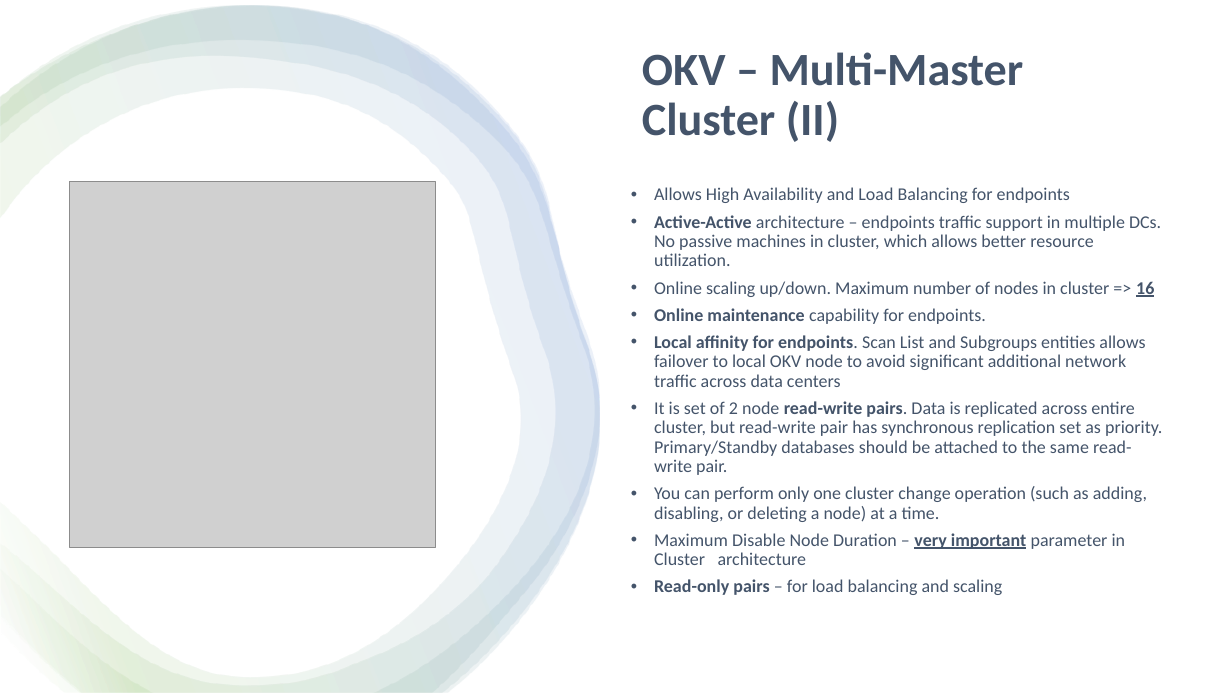
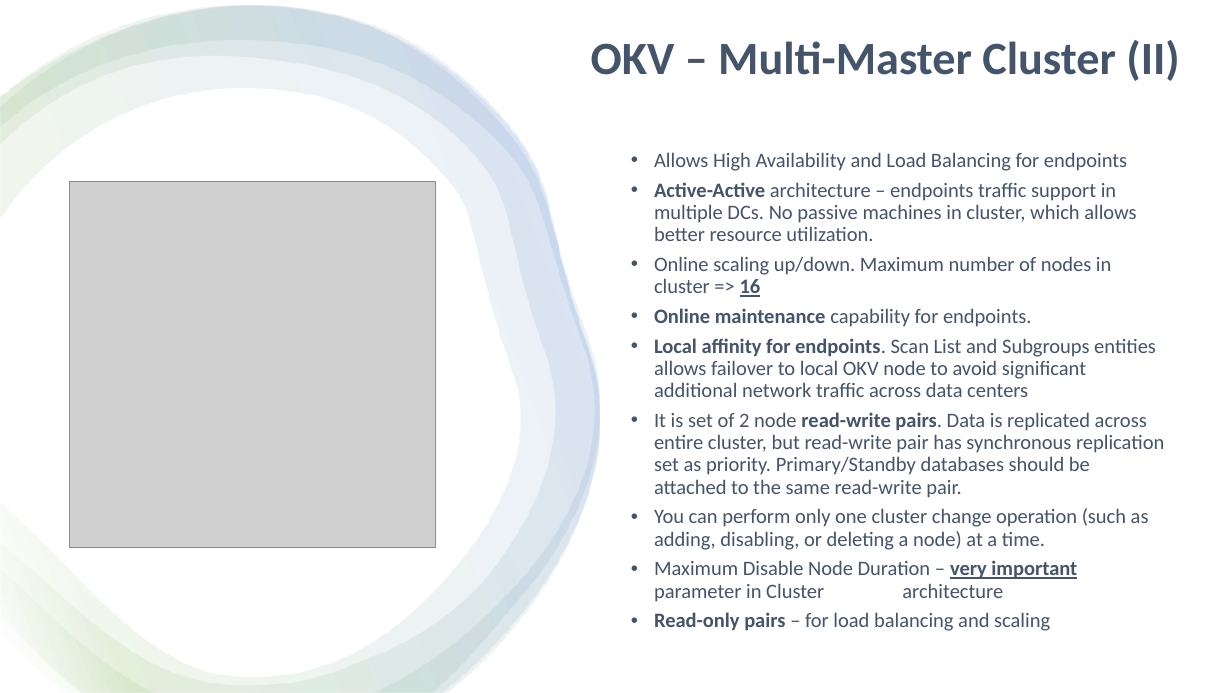
Before and after one commit to zizu1985/DOAG_OKV_EXACC, a slide deck: slide 22 of Oracle_Key_Vault_EXACC_DOAG26.pptx (slide 21 before the commit). Drawn at 1232x693 pixels with LibreOffice and Linux fonts; fonts in the diff are those of the drawing; grey boxes stand for pictures. Boxes give left, top, right and bottom in pixels: in the first picture for what was removed or moved away, otherwise in the second. Text is boxed around its words. In the diff, an @@ line names an element or a change of style, - is before the commit and + after.

```diff
--- a/Oracle_Key_Vault_EXACC_DOAG26.pptx
+++ b/Oracle_Key_Vault_EXACC_DOAG26.pptx
@@ title "OKV – Multi-Master Cluster (II)" rewrapped from [642,52,1024,142] to [591,40,1179,81] @@
@@ text "Allows High Availability and Load ..." at [654,152,1164,631]: size 14 to 16 pt @@
```
Also in this commit, not shown: 22 other slides changed, 1 slide added, 2 slides removed.
